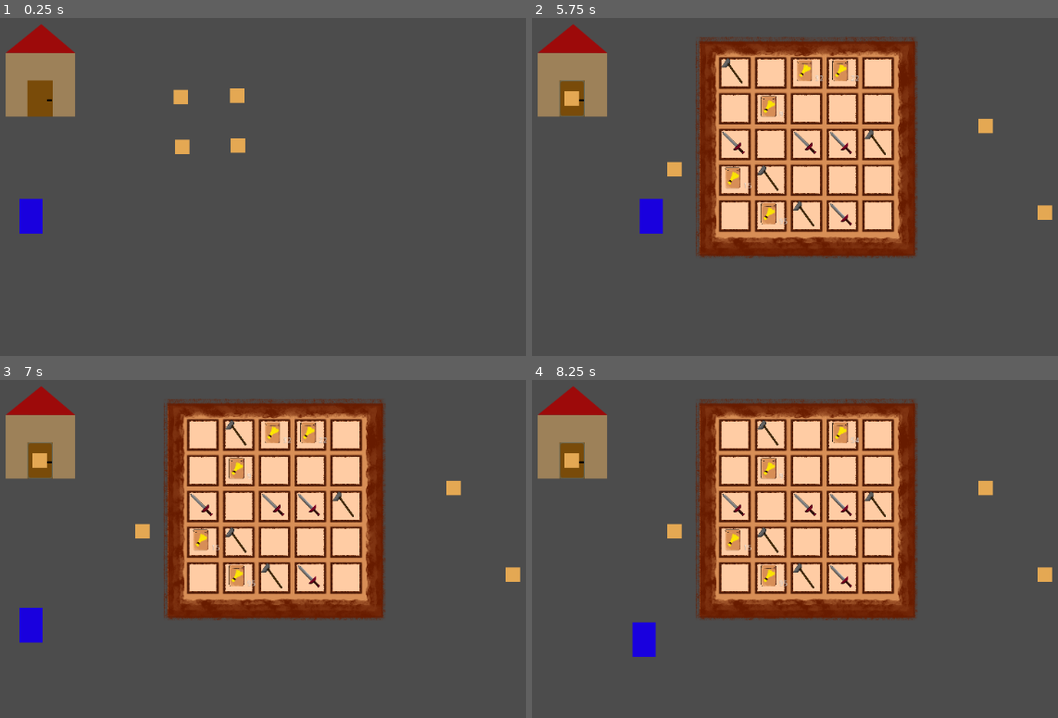
Above: before the commit, frames 1-4 (two rows, left to right).
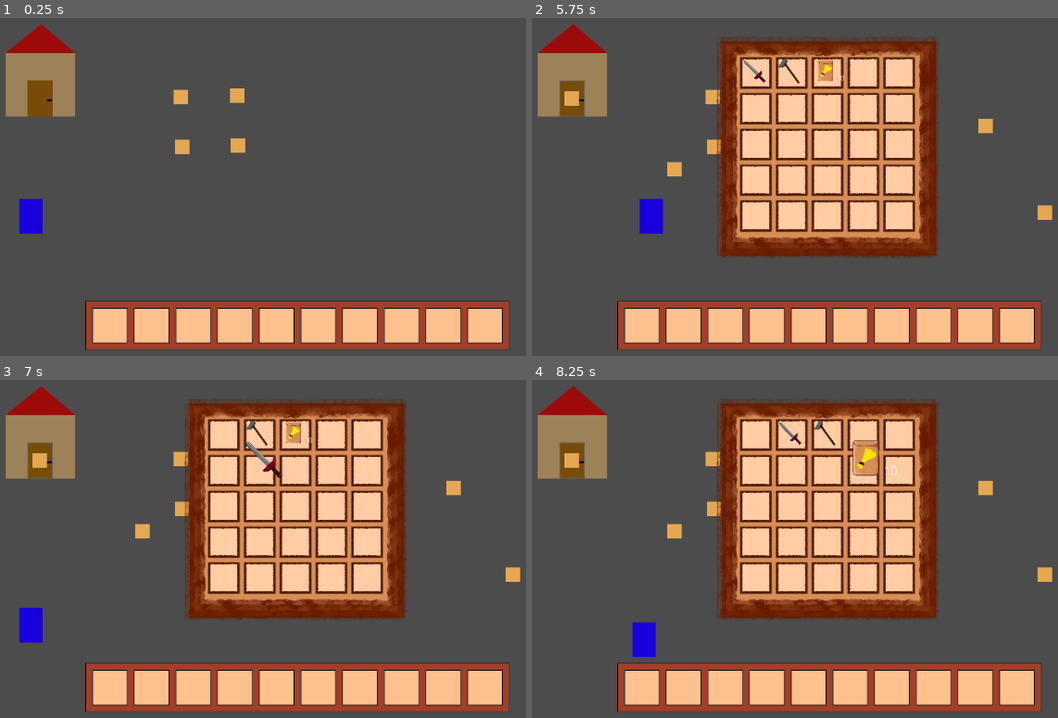
Above: after the commit, the same moments.

Repository: dietrichdaniel/Generic-Farmer
Game: Godot game, scene res://Scenes/TestLevel.tscn
Same seed, same stepped clock (60 frames per second), same inputs: the game is played once before the commit and once after it.
Inputs (mouse positions are in pixels of both pictures, inside the frame that each line leads up to):
- Up to frame 1 (0.25 s): no input
- Up to frame 2 (5.75 s): click (710, 95) at 0.52 s; click (574, 99) at 1.25 s; tap Enter (ui_accept) at 2, 2.27, 3.02, 4.52, 5.27 s; move the mouse to (984, 126) at 2.02 s; hold D (Right) 2.03-2.78 s; click (984, 126) at 2.17 s; move the mouse to (674, 170) at 2.77 s; hold S (Down) 2.78-3.53 s; click (674, 170) at 2.92 s; move the mouse to (894, 51) at 3.52 s; hold D (Right) 3.53-4.28 s; click (894, 51) at 3.67 s; move the mouse to (784, 234) at 4.27 s; hold W (Up) 4.28-5.03 s; click (784, 234) at 4.42 s; move the mouse to (1047, 214) at 5.02 s; hold A (Left) from 5.03 s (still down); click (1047, 214) at 5.17 s; tap E (Open_Inventory) at 5.65 s
- Up to frame 3 (7 s): move the mouse to (205, 434) at 5.77 s; click (205, 434) at 5.92 s; tap Enter (ui_accept) at 6.02 s; move the mouse to (236, 434) at 6.52 s; release A (Left) at 6.53 s; hold S (Down) from 6.53 s (still down); click (236, 434) at 6.67 s
- Up to frame 4 (8.25 s): move the mouse to (805, 434) at 7.27 s; release S (Down) at 7.28 s; hold D (Right) 7.28-8.03 s; click (805, 434) at 7.42 s; tap Enter (ui_accept) at 7.52 s; move the mouse to (842, 434) at 8.02 s; hold W (Up) from 8.03 s (still down); click (842, 434) at 8.17 s

The runs differ from the first frame. In frame 1, 12% of the frame differs, in the area x 16-97%, y 83-99%; in frame 2, 29%; in frame 3, 29%; in frame 4, 29%, in the area x 16-97%, y 5-99%.

Commit message:
0.055
i though that i had commited this already

Diff:
--- /dev/null
+++ b/Scenes/HotBar.tscn
@@ -0,0 +1,16 @@
+[gd_scene load_steps=2 format=2]
+
+[ext_resource path="res://Sprites/Hotbar.png" type="Texture" id=1]
+
+[node name="HotBar" type="Node2D"]
+
+[node name="TextureRect" type="TextureRect" parent="."]
+margin_left = 214.0
+margin_top = 508.0
+margin_right = 2262.0
+margin_bottom = 764.0
+rect_scale = Vector2( 0.3, 0.3 )
+texture = ExtResource( 1 )
+__meta__ = {
+"_edit_use_anchors_": false
+}
--- a/Scenes/Inventory.tscn
+++ b/Scenes/Inventory.tscn
@@ -12,9 +12,9 @@
 }
 
 [node name="TextureRect" type="TextureRect" parent="."]
-margin_left = -154.0
+margin_left = -125.0
 margin_top = -154.0
-margin_right = 872.0
+margin_right = 901.0
 margin_bottom = 879.0
 rect_scale = Vector2( 0.3, 0.3 )
 texture = ExtResource( 1 )
--- a/Scenes/Item.tscn
+++ b/Scenes/Item.tscn
@@ -16,6 +16,7 @@
 }
 
 [node name="Label" type="Label" parent="."]
+visible = false
 margin_left = 113.0
 margin_top = 85.0
 margin_right = 153.0
--- a/Scenes/TestLevel.tscn
+++ b/Scenes/TestLevel.tscn
@@ -1,10 +1,11 @@
-[gd_scene load_steps=6 format=2]
+[gd_scene load_steps=7 format=2]
 
 [ext_resource path="res://Scenes/House.tscn" type="PackedScene" id=1]
 [ext_resource path="res://Scripts/TestLevel.gd" type="Script" id=2]
 [ext_resource path="res://Scenes/Soil.tscn" type="PackedScene" id=3]
 [ext_resource path="res://Scripts/UI.gd" type="Script" id=4]
 [ext_resource path="res://Scenes/Inventory.tscn" type="PackedScene" id=5]
+[ext_resource path="res://Scenes/HotBar.tscn" type="PackedScene" id=6]
 
 [node name="TestLevel" type="Node2D"]
 script = ExtResource( 2 )
@@ -32,3 +33,5 @@
 
 [node name="Inventory" parent="UI" instance=ExtResource( 5 )]
 visible = false
+
+[node name="HotBar" parent="UI" instance=ExtResource( 6 )]
--- a/Scripts/Inventory.gd
+++ b/Scripts/Inventory.gd
@@ -5,38 +5,67 @@
 var holding_item = null
 
 func _ready():
-	for inv_slot in inventory_slots.get_children():
-		inv_slot.connect("gui_input", self, "slot_gui_input", [inv_slot])
+	var slots = inventory_slots.get_children()
+	for i in slots.size():
+		slots[i].connect("gui_input", self, "slot_gui_input", [slots[i]])
+		slots[i].slot_index = i
+	initialize_inventory()
+
+func initialize_inventory():
+	var slots = inventory_slots.get_children()
+	for i in range(slots.size()):
+		if PlayerInventory.inventory.has(i):
+			slots[i].initialize_item(PlayerInventory.inventory[i][0],PlayerInventory.inventory[i][1])
 
 func slot_gui_input(event: InputEvent, slot: SlotClass):
 	if event is InputEventMouseButton:
 		if event.button_index == BUTTON_LEFT && event.pressed:
 			if holding_item != null:
 				if !slot.item:
-					slot.putIntoSlot(holding_item)
-					holding_item = null
+					left_click_empty_slot(slot)
+
 				else:
 					if holding_item.item_name != slot.item.item_name:
-						var temp_item = slot.item
-						slot.pickFromSlot()
-						temp_item.global_position = event.global_position
-						slot.putIntoSlot(holding_item)
-						holding_item = temp_item
+						left_click_different_item(event, slot)
 					else:
-						var stack_size = int(JSONData.item_data[slot.item.item_name]['StackSize'])
-						var able_to_add = stack_size - slot.item.item_quantity
-						if able_to_add >= holding_item.item_quantity:
-							slot.item.add_item_quantity(holding_item.item_quantity)
-							holding_item.queue_free()
-							holding_item = null
-						else:
-							slot.item.add_item_quantity(able_to_add)
-							holding_item.decrease_item_quantity(able_to_add)
+						left_click_same_item(slot)
+
 			elif slot.item:
-				holding_item = slot.item
-				slot.pickFromSlot()
-				holding_item.global_position = get_global_mouse_position()
+				left_click_not_holding(slot)
 
 func _input(event):
 	if holding_item:
 		holding_item.global_position = get_global_mouse_position()
+
+func left_click_empty_slot(slot: SlotClass):
+	PlayerInventory.add_item_to_empty_slot(holding_item,slot)
+	slot.putIntoSlot(holding_item)
+	holding_item = null
+
+func left_click_different_item(event: InputEvent, slot: SlotClass):
+	PlayerInventory.remove_item(slot)
+	PlayerInventory.add_item_to_empty_slot(holding_item, slot)
+	var temp_item = slot.item
+	slot.pickFromSlot()
+	temp_item.global_position = event.global_position
+	slot.putIntoSlot(holding_item)
+	holding_item = temp_item
+
+func left_click_same_item(slot: SlotClass):
+	var stack_size = int(JSONData.item_data[slot.item.item_name]['StackSize'])
+	var able_to_add = stack_size - slot.item.item_quantity
+	if able_to_add >= holding_item.item_quantity:
+		PlayerInventory.add_item_quantity(slot, holding_item.item_quantity)
+		slot.item.add_item_quantity(holding_item.item_quantity)
+		holding_item.queue_free()
+		holding_item = null
+	else:
+		PlayerInventory.add_item_quantity(slot, able_to_add)
+		slot.item.add_item_quantity(able_to_add)
+		holding_item.decrease_item_quantity(able_to_add)
+
+func left_click_not_holding(slot: SlotClass):
+	PlayerInventory.remove_item(slot)
+	holding_item = slot.item
+	slot.pickFromSlot()
+	holding_item.global_position = get_global_mouse_position()
--- a/Scripts/Item.gd
+++ b/Scripts/Item.gd
@@ -4,33 +4,51 @@
 var item_name
 var item_quantity
 
-func _ready():
 
-	var rand_val = randi() % 3
+'dont know if the ready funcion will be used so Ill just let it here for now'
+#func _ready():
+#
+#	var rand_val = randi() % 3
+#
+#	if rand_val == 0:
+#		item_name = "Sword"
+#	elif rand_val == 1:
+#		item_name = "Hoe"
+#	elif rand_val == 2:
+#		item_name = "Wheat Seeds"
+#
+#	$TextureRect.texture = load("res://Sprites/Icons/" + item_name + ".png")
+#
+#	var stack_size = int(JSONData.item_data[item_name]["StackSize"])
+#
+#	item_quantity = randi() % stack_size + 1
+#
+#	if stack_size == 1:
+#		$Label.visible = false
+#	else:
+#		$Label.text = String(item_quantity)
 
-	if rand_val == 0:
-		item_name = "Sword"
-	elif rand_val == 1:
-		item_name = "Hoe"
-	elif rand_val == 2:
-		item_name = "Wheat Seeds"
 
+
+func set_item(nm, qt):
+	item_name = nm
+	item_quantity = qt
 	$TextureRect.texture = load("res://Sprites/Icons/" + item_name + ".png")
 
 	var stack_size = int(JSONData.item_data[item_name]["StackSize"])
-
-	item_quantity = randi() % stack_size + 1
-
 	if stack_size == 1:
 		$Label.visible = false
 	else:
+		$Label.visible = true
 		$Label.text = String(item_quantity)
+
 
 
 func add_item_quantity(amount_to_add):
 	item_quantity += amount_to_add
 	$Label.text = String(item_quantity)
 
+
 func decrease_item_quantity(amount_to_remove):
 	item_quantity -= amount_to_remove
 	$Label.text = String(item_quantity)
--- /dev/null
+++ b/Scripts/PlayerInventory.gd
@@ -0,0 +1,49 @@
+extends Node
+
+const ItemClass = preload("res://Scripts/Item.gd")
+const SlotClass = preload("res://Scripts/Slot.gd")
+const NUM_INVENTORY_SLOTS = 25
+
+
+var inventory = {
+	0: ["Sword", 1],
+	1: ["Hoe",1],
+	2: ["Wheat Seeds",10]
+}
+
+func add_item(item_name, item_quantity):
+	for item in inventory:
+		if inventory[item][0] == item_name:
+			var stack_size = int(JSONData.item_data[item_name]["StackSize"])
+			var able_to_add = stack_size - inventory[item][1]
+			if able_to_add >= item_quantity:
+				inventory[item][1] += item_quantity
+				update_slot_visual(item,inventory[item][0], inventory[item][1])
+				return
+			else:
+				inventory[item][1] += able_to_add
+				item_quantity = item_quantity - able_to_add
+				update_slot_visual(item,inventory[item][0], inventory[item][1])
+
+	for i in range(NUM_INVENTORY_SLOTS):
+		if inventory.has(i) == false:
+			inventory[i] = [item_name,item_quantity]
+			update_slot_visual(i,inventory[i][0], inventory[i][1])
+			return
+
+func update_slot_visual(slot_index, item_name, new_quantity):
+	var slot = get_tree().root.get_node('/root/TestLevel/UI/Inventory/GridContainer/Slot' + str(slot_index + 1))
+	if slot.item != null:
+		slot.item.set_item(item_name, new_quantity)
+	else:
+		slot.initialize_item(item_name, new_quantity)
+
+func add_item_to_empty_slot(item: ItemClass, slot: SlotClass):
+	inventory[slot.slot_index] = [item.item_name, item.item_quantity]
+
+
+func remove_item(slot: SlotClass):
+	inventory.erase(slot.slot_index)
+
+func add_item_quantity(slot: SlotClass, quantity_to_add: int):
+	inventory[slot.slot_index][1] += quantity_to_add
--- a/Scripts/Slot.gd
+++ b/Scripts/Slot.gd
@@ -2,6 +2,7 @@
 
 var item_class = preload("res://Scenes/Item.tscn")
 var item = null
+var slot_index
 
 func _ready():
 
@@ -28,3 +29,11 @@
 	var inventory_node = find_parent("Inventory")
 	inventory_node.remove_child(item)
 	add_child(item)
+
+func initialize_item(item_name, item_quantity):
+	if item == null:
+		item = item_class.instance()
+		add_child(item)
+		item.set_item(item_name, item_quantity)
+	else:
+		item.set_item(item_name, item_quantity)
--- a/project.godot
+++ b/project.godot
@@ -18,6 +18,7 @@
 
 Global="*res://Scripts/Global.gd"
 JSONData="*res://Scripts/JSONData.gd"
+PlayerInventory="*res://Scripts/PlayerInventory.gd"
 
 [input]
 
